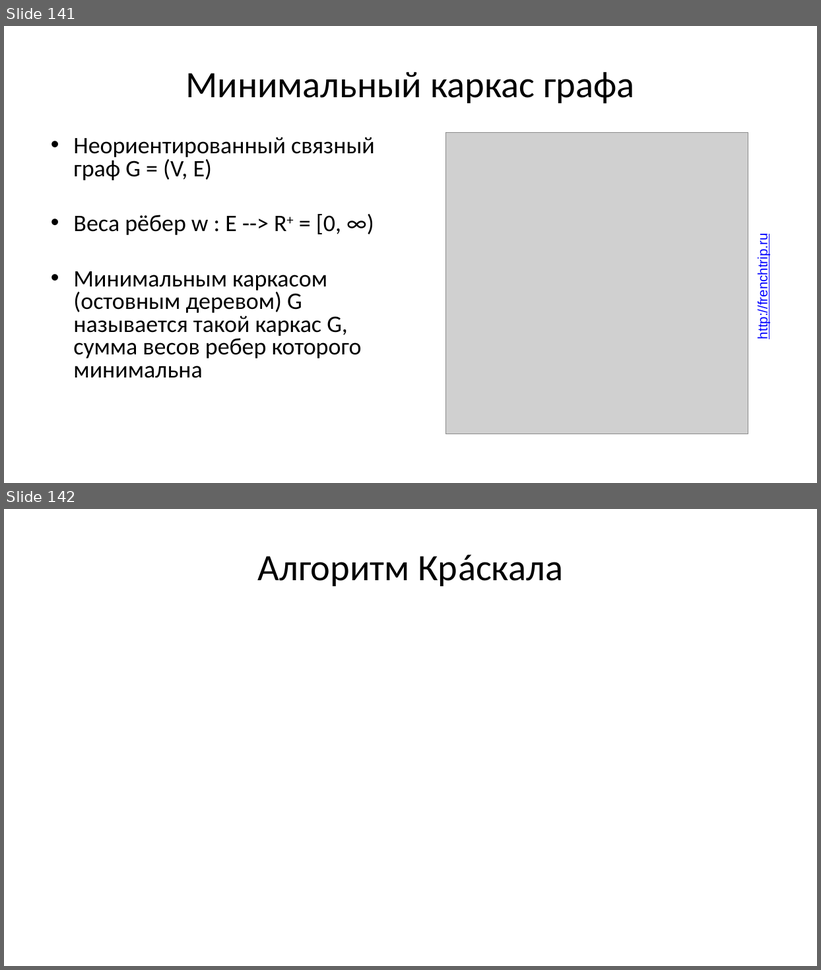
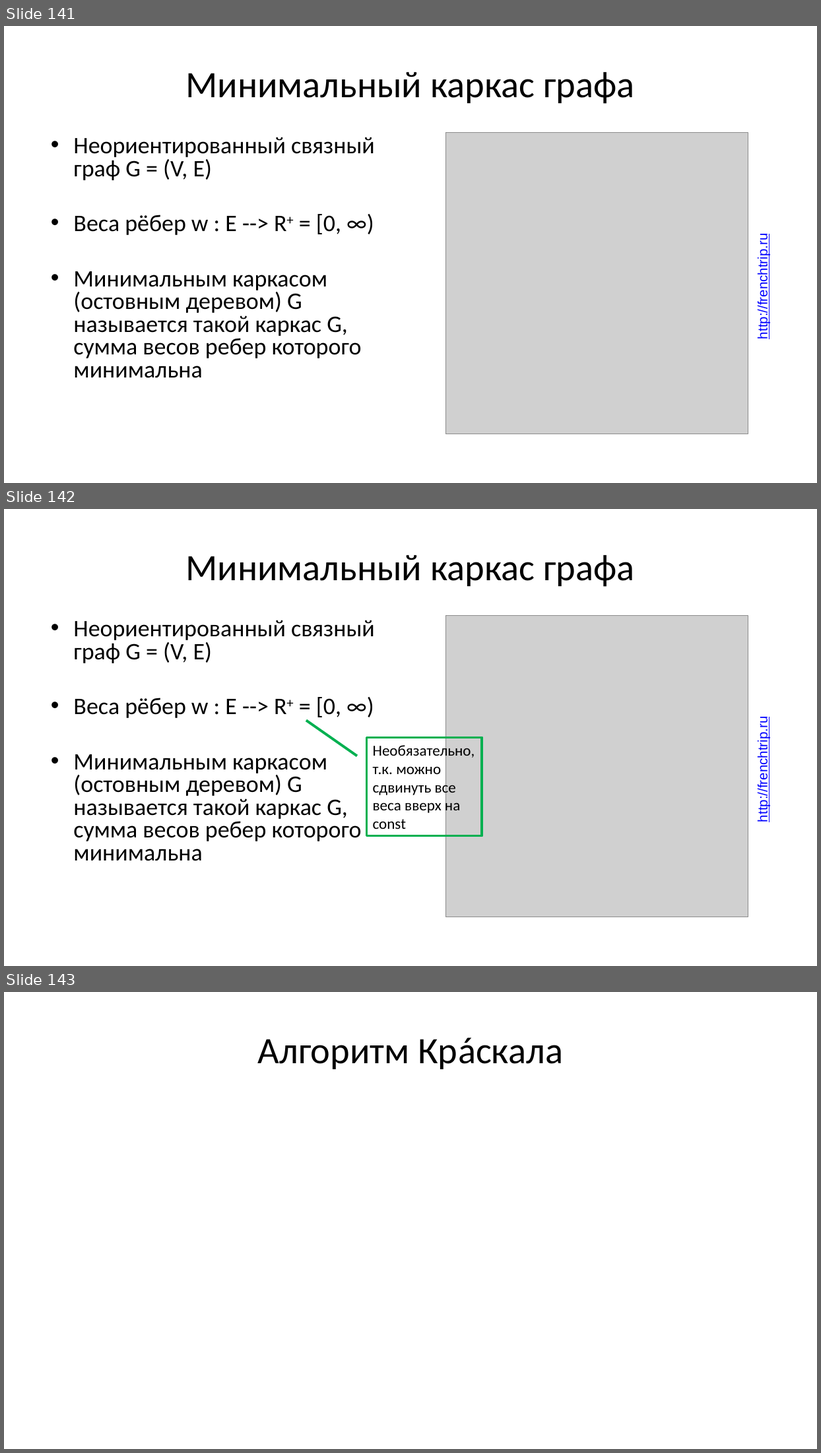
Before and after one commit to Evgueni-Petrov-aka-espetrov/Algorithms-and-Programming-in-C-pptx, a slide deck: 16 Обходы и каркасы графа.pptx. Shown one above the other, each under a label of ours: slides 141 and 142 before the commit, slides 141, 142 and 143 after it. The pictures are 821x970 and 821x1453 pixels, drawn with LibreOffice and Linux fonts; fonts in the diff are those of the drawing; grey boxes stand for pictures. Boxes give left, top, right and bottom in pixels: in the first picture for what was removed or moved away, otherwise in the second. Text is boxed around its words. In the diff, an @@ line names an element or a change of style, - is before the commit and + after.

```diff
--- a/16 Обходы и каркасы графа.pptx
+++ b/16 Обходы и каркасы графа.pptx
@@ slide 142 added at [4,509,817,966], background #FFFFFF @@
@@ title added at [186,555,634,587], 44 pt, text #000000 @@
+Минимальный каркас графа
@@ picture added at [446,616,748,918] @@
@@ text added at [73,697,362,861], 28 pt, text #000000 @@
+• Неориентированный связный граф G = (V, E)
+• Веса рёбер w : E --> R+ = [0, ∞)
+• Минимальным каркасом (остовным деревом) G называется такой каркас G, сумма весов ребер которого минимальна
@@ border callout added at [367,738,482,836], outline #00B050 3 pt, 18 pt, text #000000 @@
+Необязательно, т.к. можно сдвинуть все веса вверх на const
@@ text added at [755,727,770,820], 16 pt, text #0000FF, underline @@
+http://frenchtrip.ru
@@ what was slide 142 is now slide 143 @@
```
Also in this commit, not shown: 27 slides changed, 2 other slides added, 1 slide removed.
